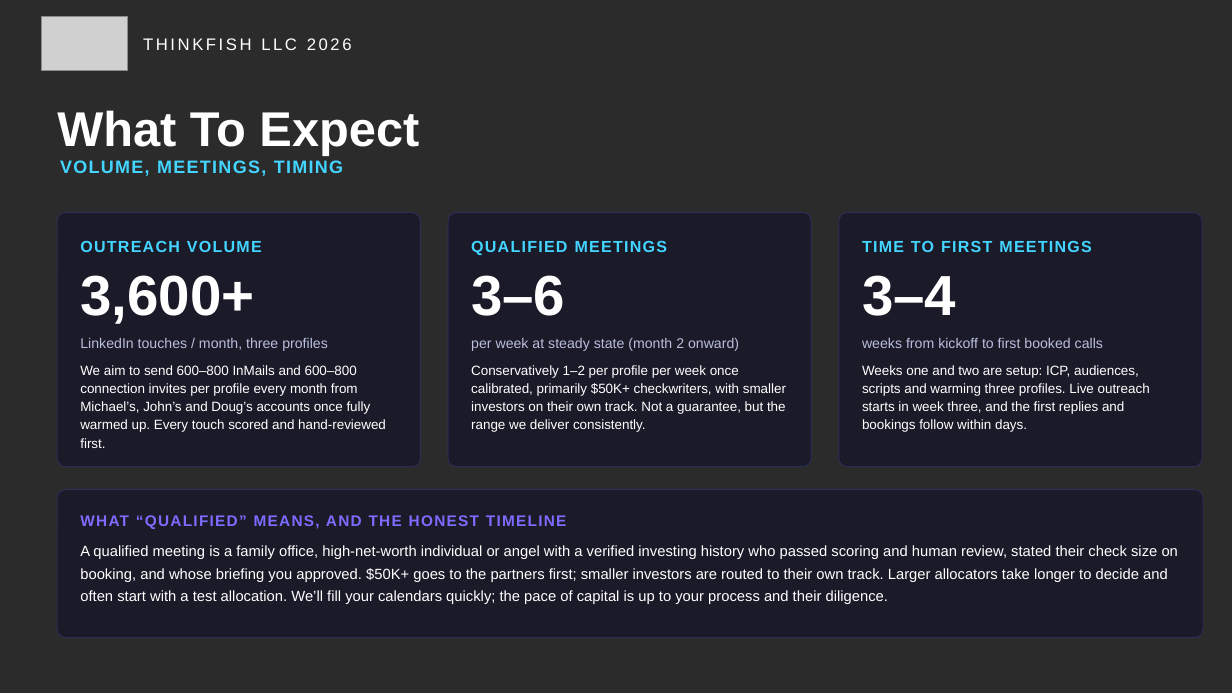
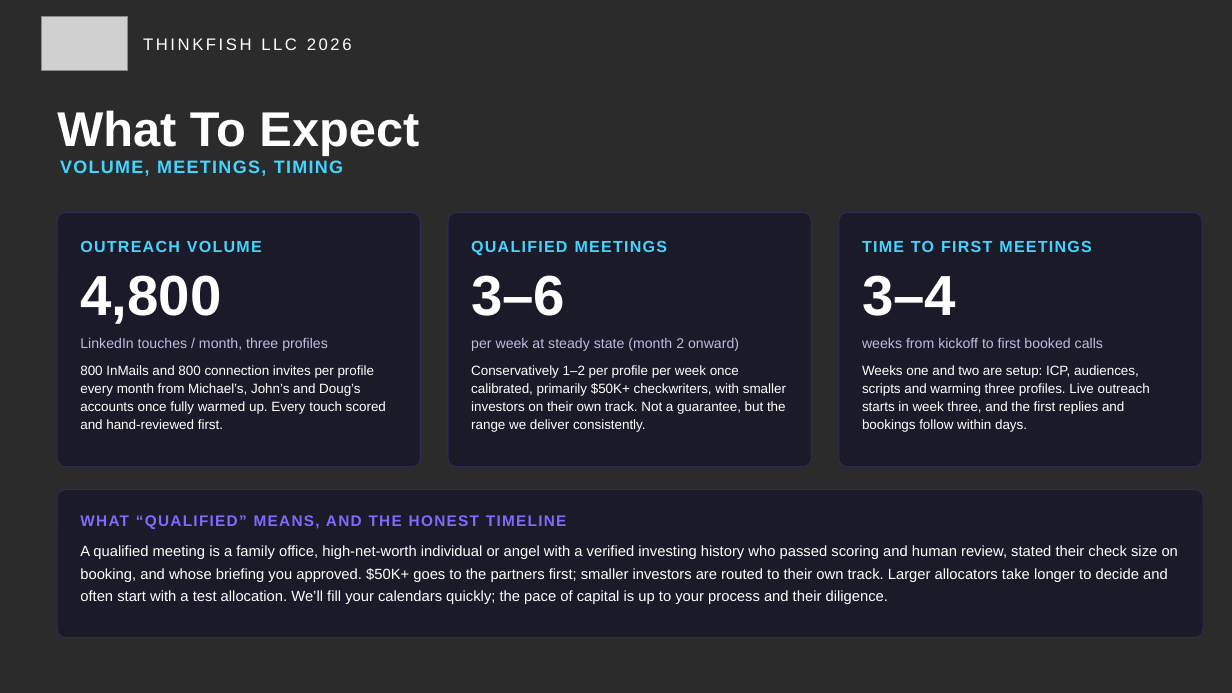
Before and after one commit to mattt-lgtm/tf-proposal, a slide deck: slide 9 of ThinkFISH_Proposal_Jetstream_Venture_Fund.pptx. Drawn at 1232x693 pixels with LibreOffice and Linux fonts; fonts in the diff are those of the drawing; grey boxes stand for pictures; background and template pictures are left out; a plain dark background stands for a picture behind light text. Boxes give left, top, right and bottom in pixels: in the first picture for what was removed or moved away, otherwise in the second. Text is boxed around its words. In the diff, an @@ line names an element or a change of style, - is before the commit and + after.

```diff
--- a/ThinkFISH_Proposal_Jetstream_Venture_Fund.pptx
+++ b/ThinkFISH_Proposal_Jetstream_Venture_Fund.pptx
@@ text at <box>80,275,221,324</box>: text changed @@
-3,600+
+4,800
@@ text at <box>80,365,386,429</box>: text changed @@
-We aim to send 600–800 InMails and 600–800 connection invites per profile every month from Michael’s, John’s and Doug’s accounts once fully warmed up. Every touch scored and hand-reviewed first.
+800 InMails and 800 connection invites per profile every month from Michael’s, John’s and Doug’s accounts once fully warmed up. Every touch scored and hand-reviewed first.
```
Also in this commit, not shown: 1 other slide changed, 2 other files.
